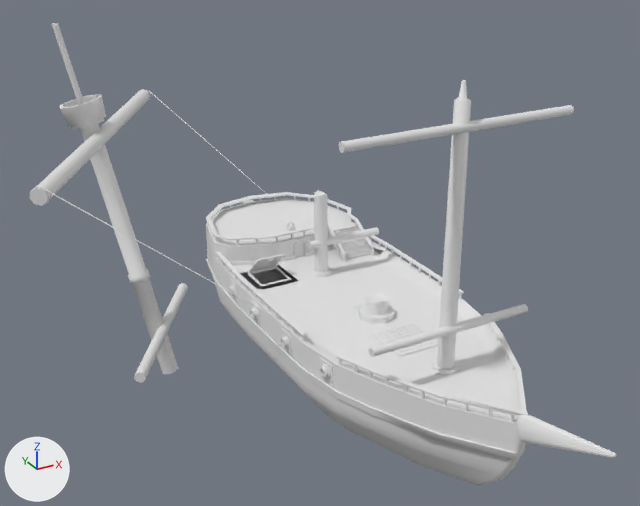
An edit to the FBX model Assets/Models/Luuk/TheBoats/Main.Boat 2.1.fbx, drawn before and after from the same camera.
Before and after are seen from a 50 mm lens placed at (-44.3, -72.9, 54.1), pointed at (-3.7, 1.0, 17.2). Arrows for +X, +Y and +Z are at lower left; the lights stay in place. Where no turn or scale is listed for an object, it has been applied to the vertices. Vertices at the same position are counted once.

Names of what the first picture shows: 'Boat'.
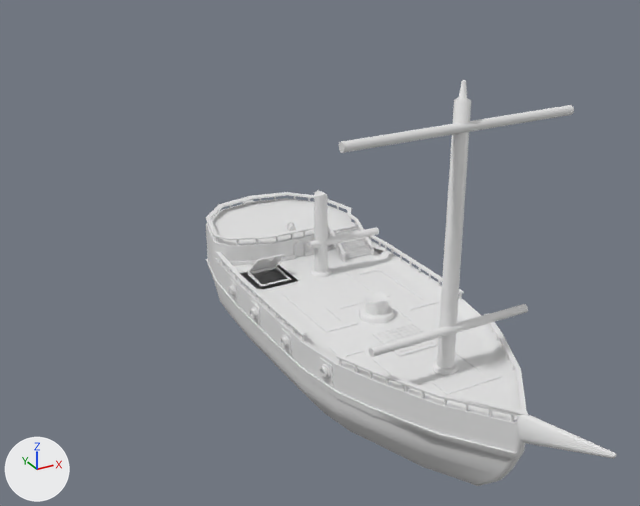
Commit message: Boat fixes

Edits to the bpy script that builds the scene:
```text
Change me_plane:
    used by ob_boat; location = (0.0, 0.0, 0.0)
    remove me_plane.from_pydata(...)  # 4326 vertices, 3835 faces; spans x -30.1..11.5, y -36.7..43.9, z -6.0..38.2
    add me_plane.from_pydata(...)  # 4176 vertices, 3691 faces; spans x -11.5..11.5, y -36.7..27.1, z 0.1..38.2
    me_plane part 1: the loose piece of 128 vertices spanning x -22.7..-12.3, y 22.2..30.1, z -6.0..38.0 is deleted
    me_plane part 2: the loose piece of 98 vertices spanning x -30.1..-7.0, y 9.2..43.9, z 24.2..26.1 is deleted
    me_plane part 3: the loose piece of 26 vertices spanning x -20.8..-6.9, y 13.3..33.9, z -0.4..1.0 is deleted
    me_plane part 4: the loose piece of 12 vertices spanning x -7.2..2.4, y 25.9..42.9, z 14.6..25.9 is deleted
    me_plane part 5: the loose piece of 12 vertices spanning x -29.0..-9.4, y -4.7..9.6, z 12.5..25.9 is deleted
    me_plane part 6
    46 vertices are removed from x -9.7..3.3, y -20.0..8.7, z 11.4..12.8
    145 faces are deleted
    10 vertices move from x -3.3..2.0, y -24.7..-20.0, z 11.4 to x -3.7..2.4, y -24.7..-18.8, z 11.4..11.5
    173 vertices are added at x -7.5..7.5, y -20.0..8.7, z 11.4..12.1
    8 new vertices lie (0.0, 0.0, 0.5) away from vertices in x -1.9..1.9, y -6.3..-2.5, z 11.4
    7 new vertices lie (0.0, -1.2, 0.0) away from vertices in x -2.5..3.7, y -20.0..-18.8, z 11.4..11.5
    287 new faces join them
```

Where the change shows, as pixel boxes [x1, y1, x2, y2] in the pictures (640 x 506 px):
'Boat', reshaped (30% narrower, 12% shorter): before [30, 23, 617, 486]; after [206, 80, 617, 486]
part 1 of me_plane, deleted: before [51, 23, 179, 374]
part 2 of me_plane, deleted: before [30, 89, 150, 206]
part 3 of me_plane, deleted: before [134, 283, 188, 383]
part 4 of me_plane, deleted: before [149, 91, 267, 194]
part 5 of me_plane, deleted: before [43, 189, 293, 327]
part 6 of me_plane, built on: [272, 264, 517, 421] in both
